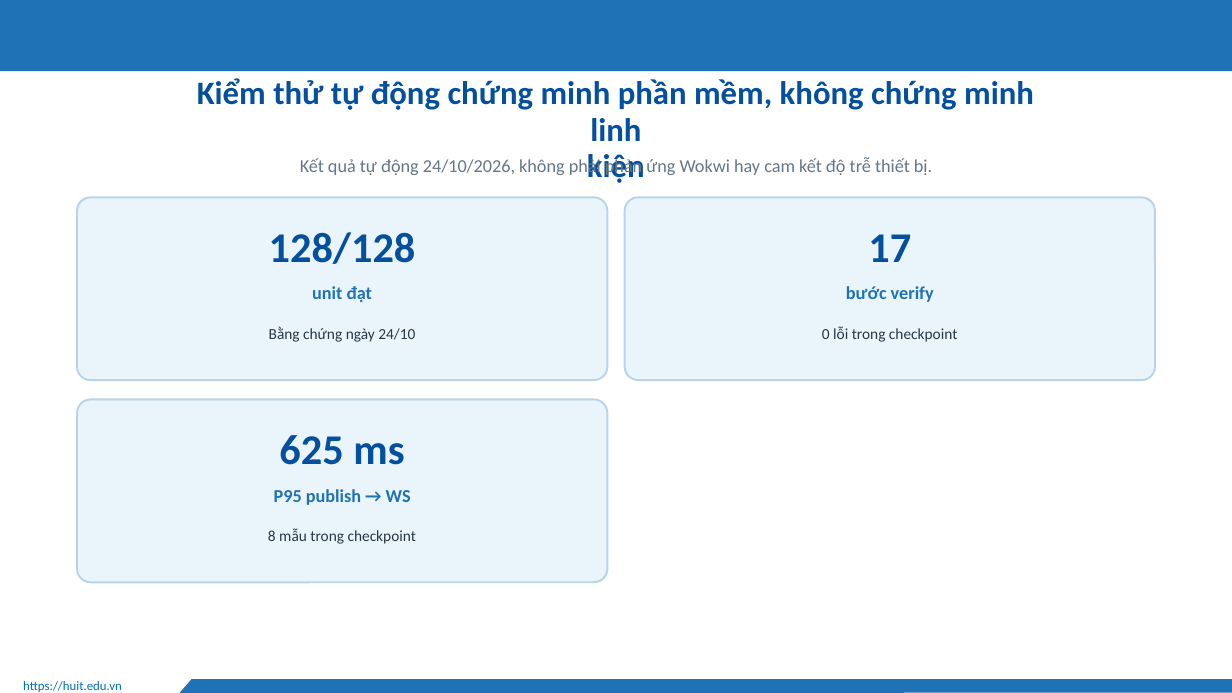
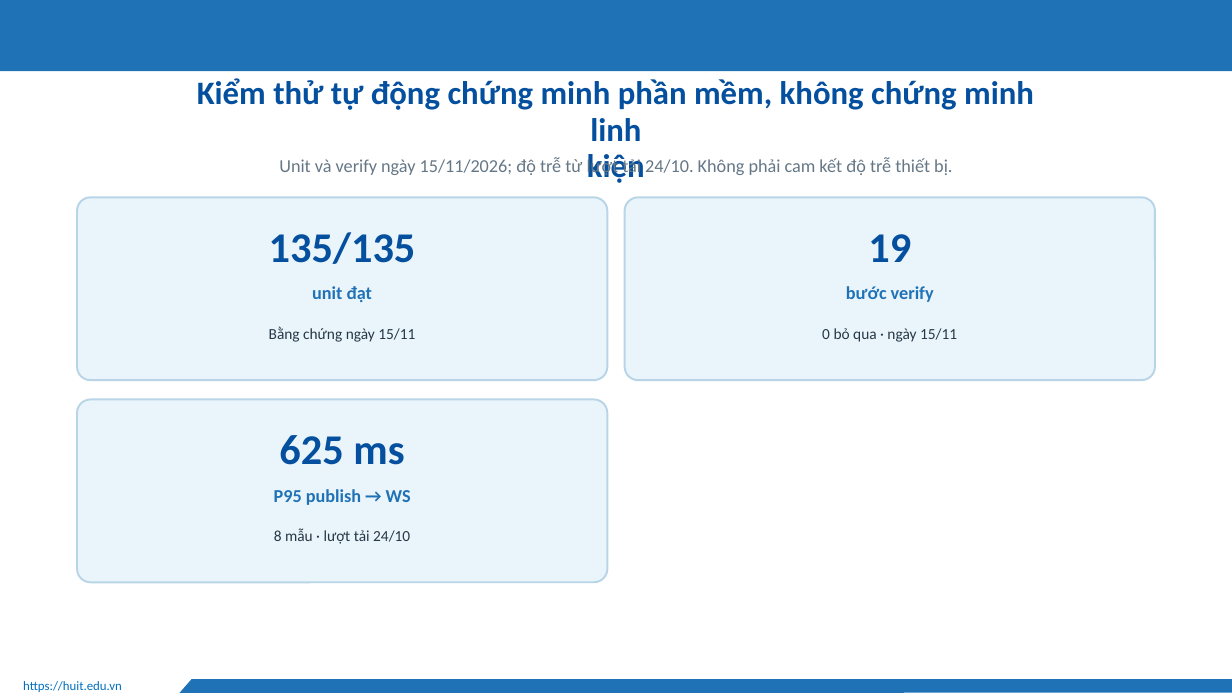
Before and after one commit to Huuloc123456/khoguard-iot, a slide deck: slide 30 of docs/slides/KhoGuard-thuyet-trinh.pptx (slide 27 before the commit). Drawn at 1232x693 pixels with LibreOffice and Linux fonts; fonts in the diff are those of the drawing; background and template pictures are left out. Boxes give left, top, right and bottom in pixels: in the first picture for what was removed or moved away, otherwise in the second. Text is boxed around its words. In the diff, an @@ line names an element or a change of style, - is before the commit and + after.

```diff
--- a/docs/slides/KhoGuard-thuyet-trinh.pptx
+++ b/docs/slides/KhoGuard-thuyet-trinh.pptx
@@ text at (x1=279, y1=157, x2=952, y2=177): text changed @@
-Kết quả tự động 24/10/2026, không phải phản ứng Wokwi hay cam kết độ trễ thiết bị.
+Unit và verify ngày 15/11/2026; độ trễ từ lượt tải 24/10. Không phải cam kết độ trễ thiết bị.
@@ text at (x1=269, y1=232, x2=416, y2=264): text changed @@
-128/128
+135/135
@@ text at (x1=868, y1=234, x2=911, y2=262): text changed @@
-17
+19
@@ text at (x1=269, y1=326, x2=415, y2=342): text changed @@
-Bằng chứng ngày 24/10
+Bằng chứng ngày 15/11
@@ text at (x1=822, y1=328, x2=957, y2=342): text changed @@
-0 lỗi trong checkpoint
+0 bỏ qua · ngày 15/11
@@ text at (x1=274, y1=528, x2=410, y2=544): text changed @@
-8 mẫu trong checkpoint
+8 mẫu · lượt tải 24/10
```
Also in this commit, not shown: 17 other slides changed, 4 slides added, 7 other files.
